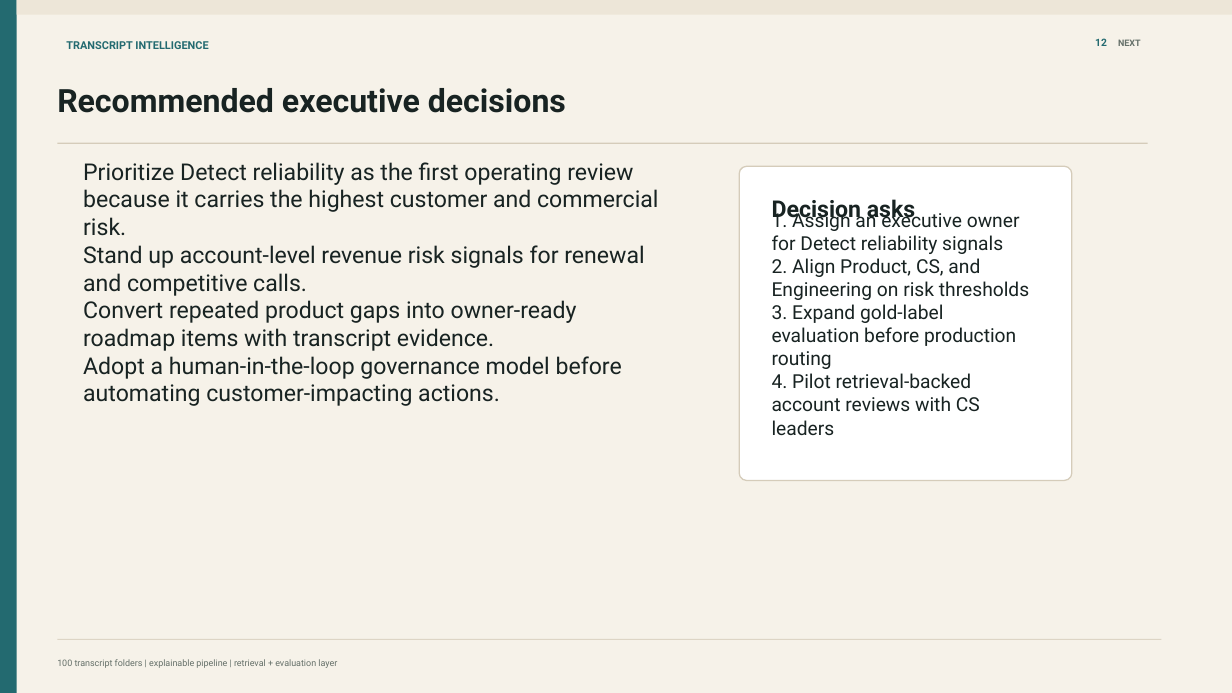
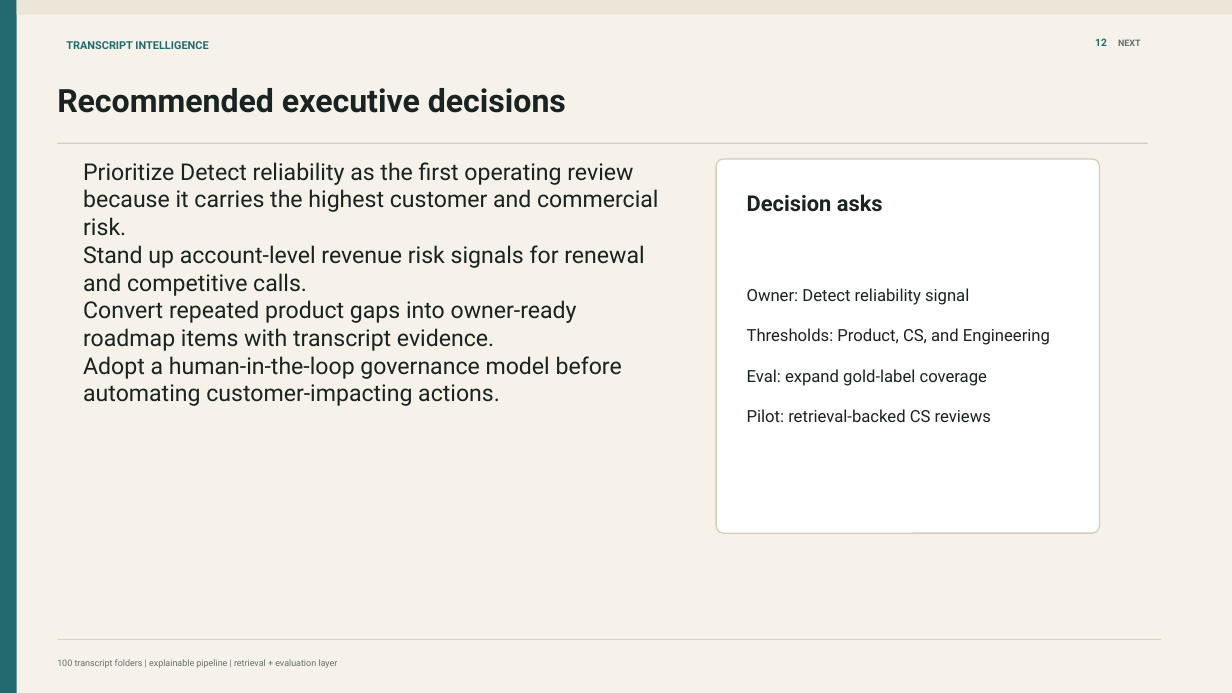
Before and after one commit to gsrikaveri123/transcript-intelligence, a slide deck: slide 13 of interview-assignment/deliverables/Transcript_Intelligence_Leadership_Deck.pptx. Drawn at 1232x693 pixels with LibreOffice and Linux fonts; fonts in the diff are those of the drawing. Boxes give left, top, right and bottom in pixels: in the first picture for what was removed or moved away, otherwise in the second. Text is boxed around its words. In the diff, an @@ line names an element or a change of style, - is before the commit and + after.

Commit message:
Fix deck decision asks layout

```diff
--- a/interview-assignment/deliverables/Transcript_Intelligence_Leadership_Deck.pptx
+++ b/interview-assignment/deliverables/Transcript_Intelligence_Leadership_Deck.pptx
@@ rounded rectangle: place and size @@
-rounded rectangle at bbox=[739, 166, 1072, 481]
+rounded rectangle at bbox=[716, 159, 1100, 533]
@@ rounded rectangle at bbox=[716, 159, 1100, 533]: proportions changed @@
@@ text "Decision asks": place and size @@
-text "Decision asks" at bbox=[772, 199, 915, 222]
+text "Decision asks" at bbox=[747, 194, 883, 212]
@@ text "Decision asks" at bbox=[747, 194, 883, 212]: size 18 to 17 pt @@
@@ text at bbox=[747, 288, 1050, 422]: text changed; size 15 to 13 pt @@
-1. Assign an executive owner for Detect reliability signals
-2. Align Product, CS, and Engineering on risk thresholds
-3. Expand gold-label evaluation before production routing
-4. Pilot retrieval-backed account reviews with CS leaders
+Owner: Detect reliability signal
+Thresholds: Product, CS, and Engineering
+Eval: expand gold-label coverage
+Pilot: retrieval-backed CS reviews
```
Also in this commit, not shown: 1 other file.
